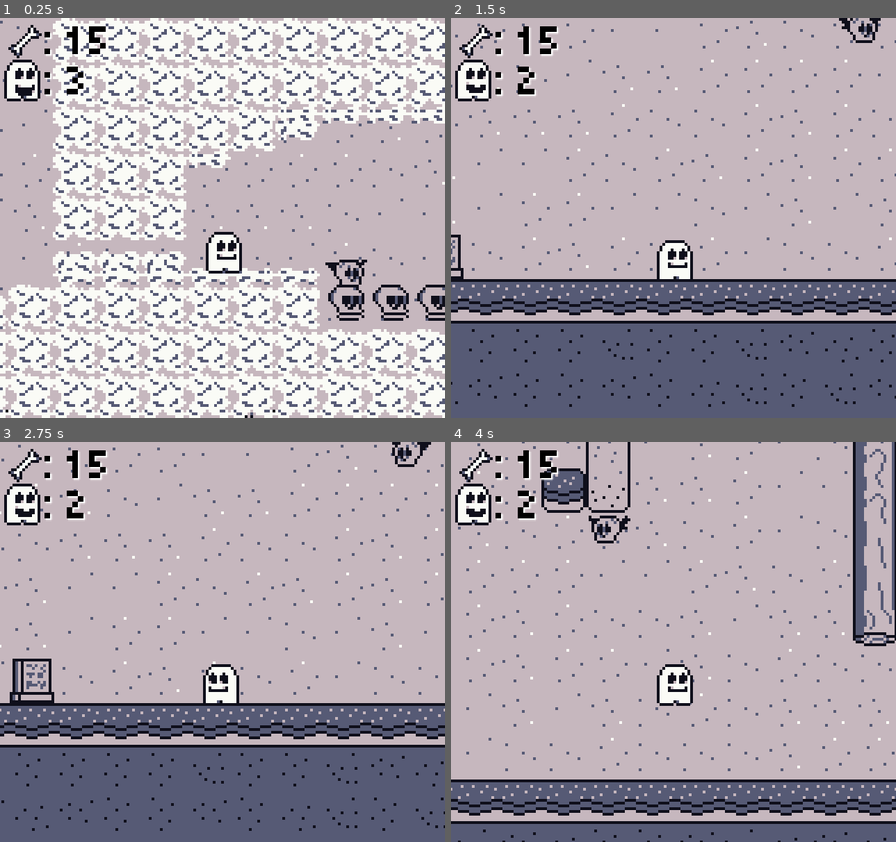
Above: before the commit, frames 1-4 (two rows, left to right).
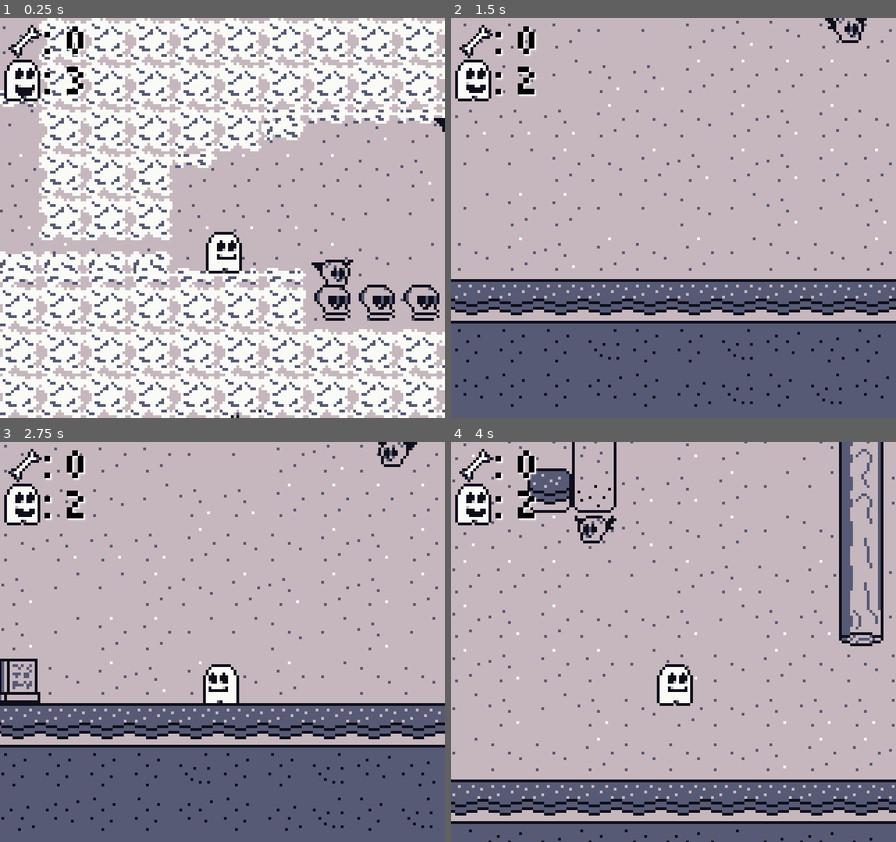
Above: after the commit, the same moments.

Repository: Soup-Wizard/GBJam12
Game: Godot game, scene res://main.tscn
Two runs of this game, one before a commit and one after it. Both use one fixed random seed, a clock stepped at 60 frames per second and the inputs below.
Inputs:
- Up to frame 1 (0.25 s): no input
- Up to frame 2 (1.5 s): hold D (right) from 0.53 s (still down); tap K (Pow1) at 0.6 s; tap W (up) at 0.77 s; tap O (Pow2) at 1.35 s
- Up to frame 3 (2.75 s): tap W (up) at 1.52 s; release D (right) at 2.03 s; hold A (left) from 2.03 s (still down); tap Tab (select) at 2.1 s
- Up to frame 4 (4 s): release A (left) at 2.78 s; hold D (right) from 2.78 s (still down); tap K (Pow1) at 2.85 s; tap W (up) at 3.02, 3.77 s; tap O (Pow2) at 3.6 s

The runs differ from the first frame. In frame 1, 36% of the frame differs, in the area x 0-100%, y 0-100%; in frame 2, 7.8%; in frame 3, 7.5%; in frame 4, 12%.

Commit message:
Minor corrections to BigWorm2 collision and end sequence

Diff:
--- a/main.gd
+++ b/main.gd
@@ -99,7 +99,8 @@
 			i.wormMoon()
 		await body.playText("BigWorm4")
 		await get_tree().create_timer(2).timeout
+		body.ending = true
+		body.endPos = body.position
 		await body.playText("Ending1")
-		body.ending = true
 		await body.endingAnim()
 		await body.playText("Ending2")
--- a/main.tscn
+++ b/main.tscn
@@ -266,7 +266,7 @@
 size = Vector2(28, 20)
 
 [sub_resource type="RectangleShape2D" id="RectangleShape2D_13hu5"]
-size = Vector2(176, 4)
+size = Vector2(157, 99)
 
 [sub_resource type="RectangleShape2D" id="RectangleShape2D_83tds"]
 size = Vector2(14, 20)
@@ -367,9 +367,9 @@
 tile_set = SubResource("TileSet_c1gwp")
 format = 2
 layer_0/name = "Solids"
-layer_0/tile_data = PackedInt32Array(524288, 65536, 7, 52431 …(88150 unchanged characters)…  -5439487, 196608, 5, -5439486, 196608, 3, -5439485, 196608, 3, -5439484, 196608, 3, -5439483, 196608, 3, -5439482, 196608, 3, -5439481, 196608, 3, -5439480, 196608, 3, -5439479, 196608, 3, -5439478, 196608, 3)
+layer_0/tile_data = PackedInt32Array(524288, 65536, 7, 52431 …(88150 unchanged characters)…  -5439487, 196608, 5, -5439486, 196608, 5, -5439485, 196608, 5, -5439484, 196608, 5, -5439483, 196608, 5, -5439482, 196608, 5, -5439481, 196608, 5, -5439480, 196608, 5, -5439479, 196608, 5, -5439478, 196608, 5, -5505023, 196608, 3, -5505022, 196608, 3, -5505021, 196608, 3, -5505020, 196608, 3, -5505019, 196608, 3, -5505018, 196608, 3, -5505017, 196608, 3, -5505016, 196608, 3, -5505015, 196608, 3, -5505014, 196608, 3, -5505013, 196608, 3, -5701623, 196608, 3, -5701629, 196608, 3, -5767157, 196608, 3, -5767167, 196608, 3)
 layer_1/name = "SolidsOverlaid"
-layer_1/tile_data = PackedInt32Array(-1376239, 131072, 3, -1 …(1657 unchanged characters)… 0717, 131072, 4, -5701615, 196608, 4, -5439486, 131072, 4, -5439485, 131072, 4, -5439484, 131072, 4, -5439480, 131072, 4, -5439479, 131072, 4, -5439478, 131072, 4)
+layer_1/tile_data = PackedInt32Array(-1376239, 131072, 3, -1 …(1657 unchanged characters)… 0717, 131072, 4, -5701615, 196608, 4, -5505023, 131072, 4, -5505022, 131072, 4, -5505021, 131072, 4, -5505020, 131072, 4, -5505019, 131072, 4, -5505018, 131072, 4, -5505017, 131072, 4, -5505016, 131072, 4, -5505015, 131072, 4, -5505014, 131072, 4, -5505013, 131072, 4)
 layer_2/name = "Sky"
 layer_2/z_index = -1
 layer_2/navigation_enabled = false
@@ -382,7 +382,7 @@
 layer_4/tile_data = PackedInt32Array(-4128765, 196608, 6, -4063229, 196608, 6, -4128764, 196608, 6, -4063228, 196608, 6 …(1513 unchanged characters)…
 
 [node name="player" parent="." instance=ExtResource("3_6sofa")]
-position = Vector2(253, -1352)
+position = Vector2(258, -1345)
 collision_layer = 7
 collision_mask = 3
 
@@ -704,21 +704,20 @@
 disabled = true
 
 [node name="BigWorm2" parent="." instance=ExtResource("8_d457y")]
-visible = false
-position = Vector2(115, -1410)
+position = Vector2(119, -1397)
 
 [node name="BigWorm2Area" type="Area2D" parent="BigWorm2"]
 collision_layer = 2
 collision_mask = 2
 
 [node name="CollisionShape2D" type="CollisionShape2D" parent="BigWorm2/BigWorm2Area"]
-position = Vector2(-11, 80)
+position = Vector2(-24, 7)
 shape = SubResource("RectangleShape2D_13hu5")
 
 [node name="blocker" type="StaticBody2D" parent="BigWorm2"]
 
 [node name="CollisionShape2D" type="CollisionShape2D" parent="BigWorm2/blocker"]
-position = Vector2(84, 60)
+position = Vector2(80, 47)
 shape = SubResource("RectangleShape2D_83tds")
 disabled = true
 
--- a/player.gd
+++ b/player.gd
@@ -28,7 +28,7 @@
 # Get the gravity from the project settings to be synced with RigidBody nodes.
 var gravity = ProjectSettings.get_setting("physics/2d/default_gravity")
 var worms = 0
-var bones = 15
+var bones = 0
 var lives = 3
 var checkpoint: Vector2
 var spawnPos = Vector2(49, 121)
@@ -41,6 +41,7 @@
 var canBeHit = true
 var textActive = false
 var ending = false
+var endPos: Vector2
 
 # NOTE
 # When time permits, add a func with a tween that drags your character to center of the moon,
@@ -75,12 +76,19 @@
 		textActive = false
 
 func endingAnim():
-	#$AnimatedSprite2D.stop()
+	#ending = true
+	$AnimatedSprite2D.stop()
 	$AnimatedSprite2D.play("laugh")
-	$CollisionShape2D.queue_free()
+	#$CollisionShape2D.queue_free()
+	print(position)
+	print(global_position)
 	var tween = create_tween()
-	tween.tween_property($AnimatedSprite2D, "position", Vector2(104, -1384), 3)
-	$AnimatedSprite2D.position = Vector2(104, -1384)
+	tween.tween_property(self, "position", Vector2(104, -1384), 3)
+	#await tween.tween_property($AnimatedSprite2D, "position", Vector2(104, -1384), 3)
+	#tween.tween_property($AnimatedSprite2D/Camera2D, "global_position", Vector2(104, -1384), 3)
+	$AnimatedSprite2D/Camera2D.offset = Vector2(0, -32)
+	position = Vector2(104, -1384)
+	global_position = Vector2(104, -1384)
 	pass
 
 func _physics_process(delta):
